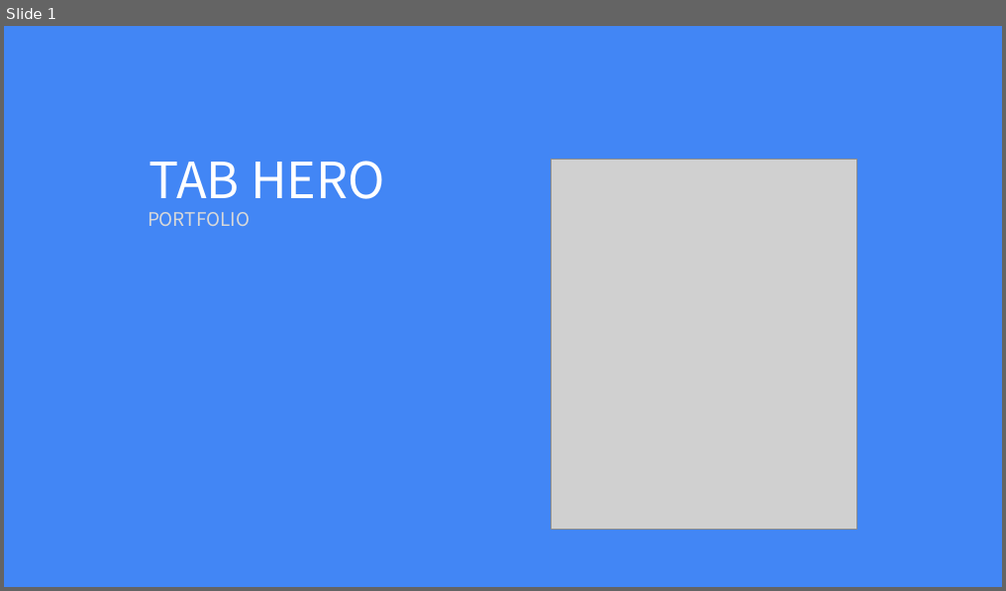
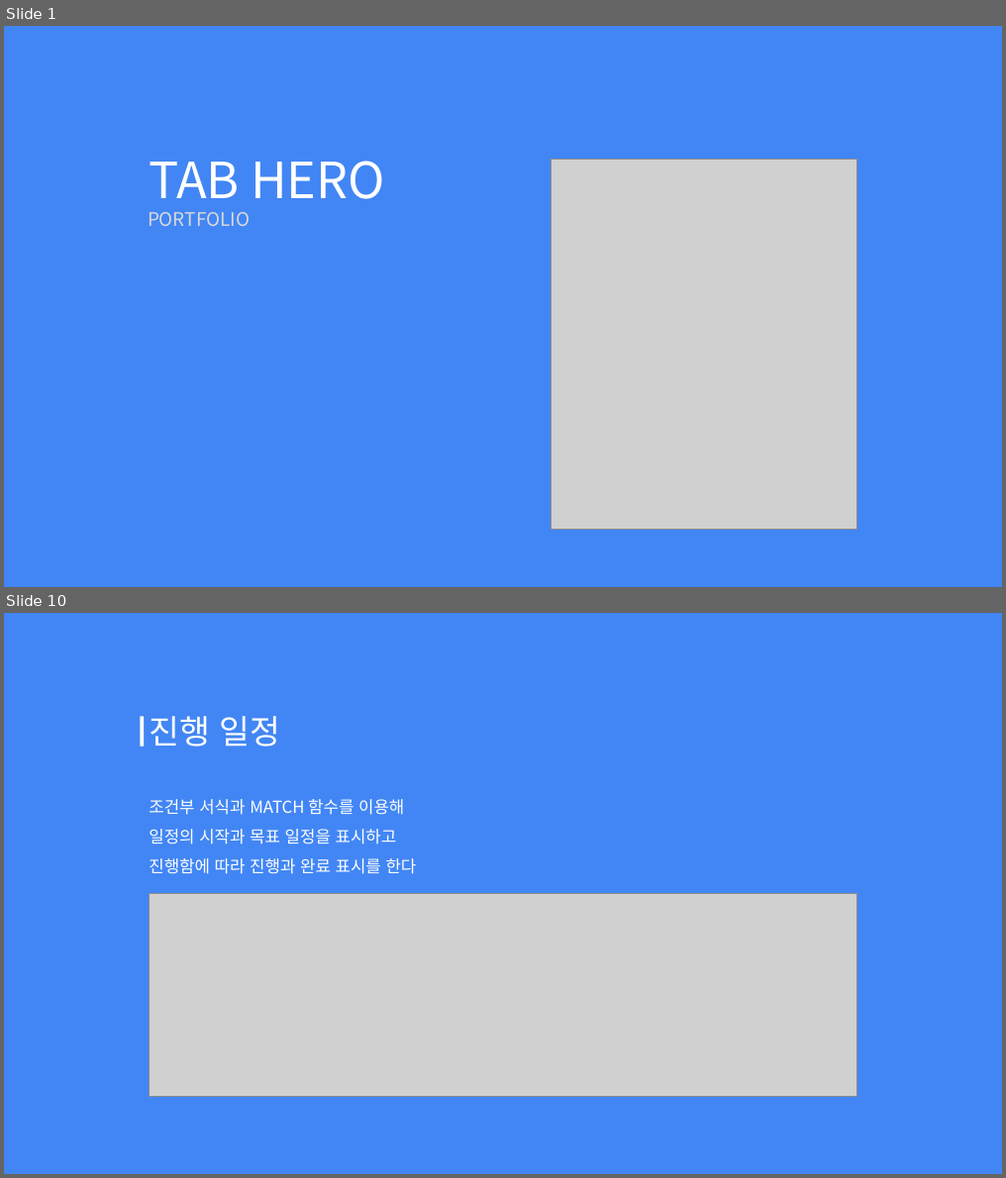
Before and after one commit to Hoyeom/CS-ClickerGame, a slide deck: Documents/TabHero.pptx. Shown one above the other, each under a label of ours: slide 1 before the commit, slides 1 and 10 after it; the slides between them are not shown. The pictures are 1006x591 and 1006x1178 pixels, drawn with LibreOffice and Linux fonts; fonts in the diff are those of the drawing; grey boxes stand for pictures. Boxes give left, top, right and bottom in pixels: in the first picture for what was removed or moved away, otherwise in the second. Text is boxed around its words. In the diff, an @@ line names an element or a change of style, - is before the commit and + after.

```diff
--- a/Documents/TabHero.pptx
+++ b/Documents/TabHero.pptx
@@ slide 10 added at <box>4,613,1002,1174</box>, background #4286F5 @@
@@ rectangle added at <box>141,716,144,747</box>, fill #FFFFFF @@
@@ text added at <box>149,716,281,747</box>, 32 pt, text #FFFFFF @@
+진행 일정
@@ text added at <box>149,799,417,874</box>, 16 pt, text #FFFFFF @@
+조건부 서식과 MATCH 함수를 이용해
+일정의 시작과 목표 일정을 표시하고
+진행함에 따라 진행과 완료 표시를 한다
@@ picture added at <box>150,894,856,1096</box> @@
```
Also in this commit, not shown: 2 slides changed, 21 other slides added, 1 slide removed, 14 other files.
